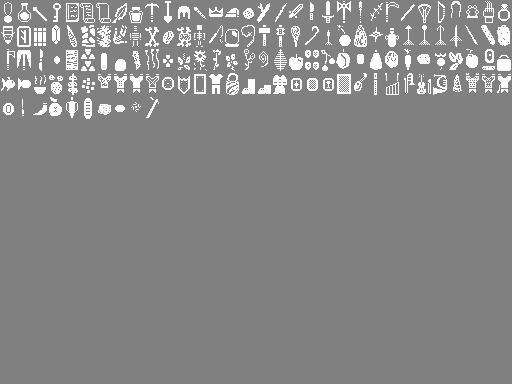
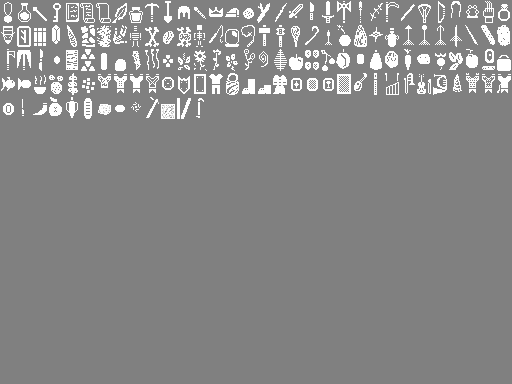
Revision of a layered 512×384 image; what changed, layer by layer:
painted on "Background" over (x1=161, y1=98, x2=204, y2=119)
